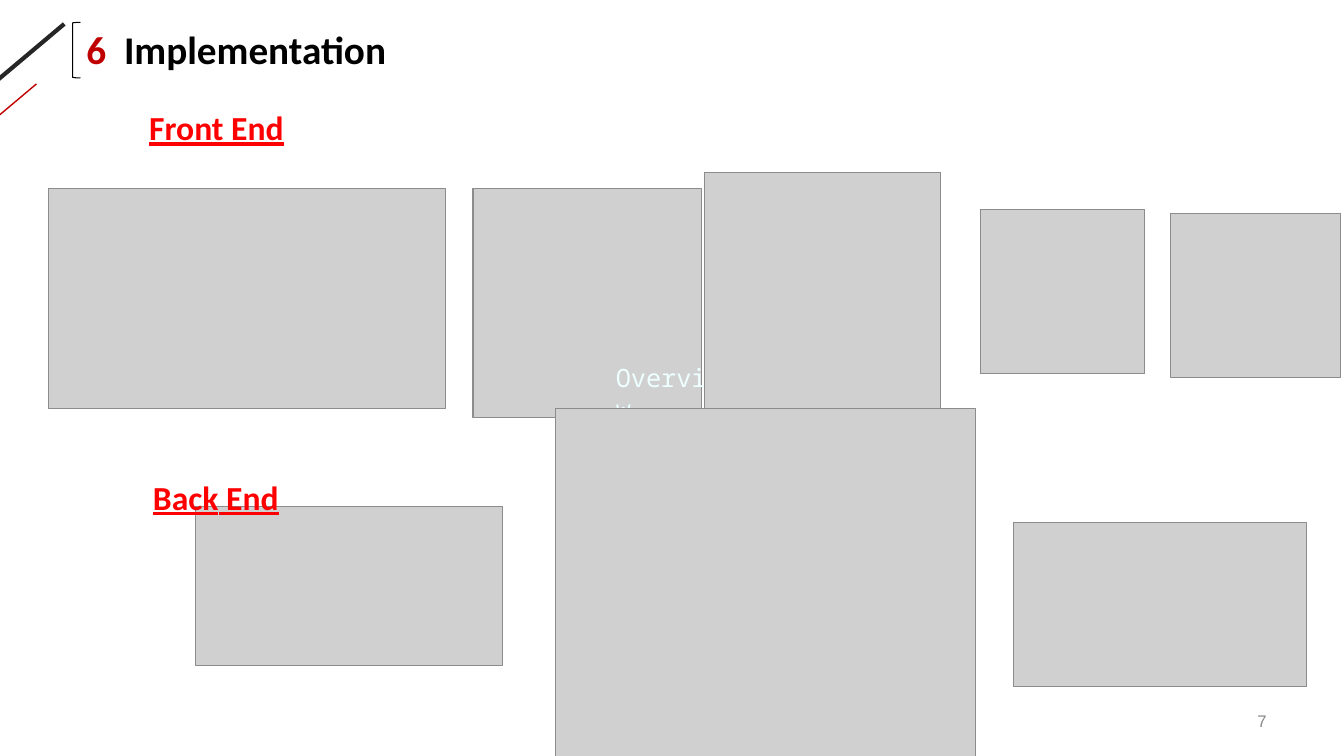
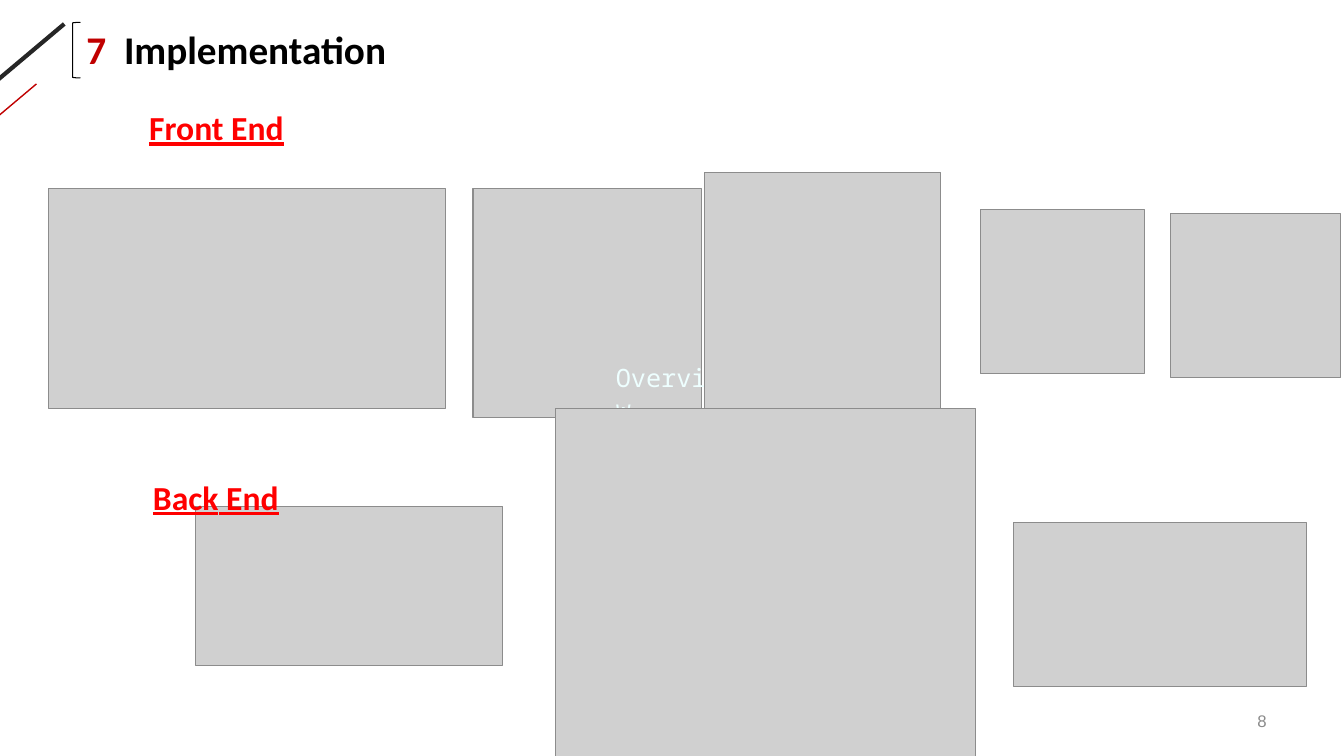
Before and after one commit to lanskyfan/fifaweb, a slide deck: slide 8 of presentation/ERG3010 Group 10 Presentation.pptx (slide 7 before the commit). Drawn at 1344x756 pixels with LibreOffice and Linux fonts; fonts in the diff are those of the drawing; grey boxes stand for pictures. Boxes give left, top, right and bottom in pixels: in the first picture for what was removed or moved away, otherwise in the second. Text is boxed around its words. In the diff, an @@ line names an element or a change of style, - is before the commit and + after.

```diff
--- a/presentation/ERG3010 Group 10 Presentation.pptx
+++ b/presentation/ERG3010 Group 10 Presentation.pptx
@@ text at <box>86,36,386,70</box>: text changed @@
-6 Implementation
+7 Implementation
@@ page number at <box>1257,715,1266,727</box>: text changed @@
-7
+8
```
Also in this commit, not shown: 4 other slides changed, 1 slide added.
